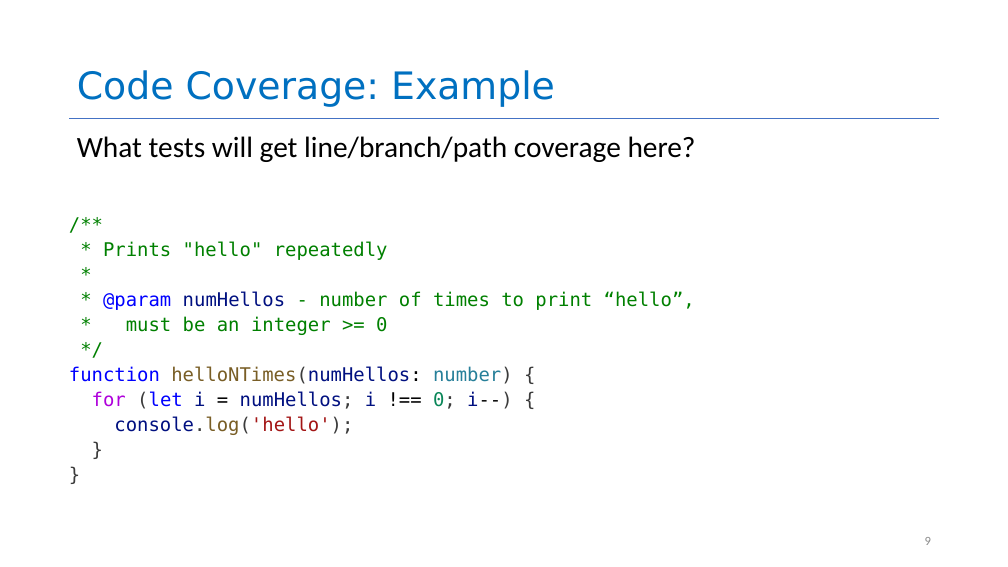
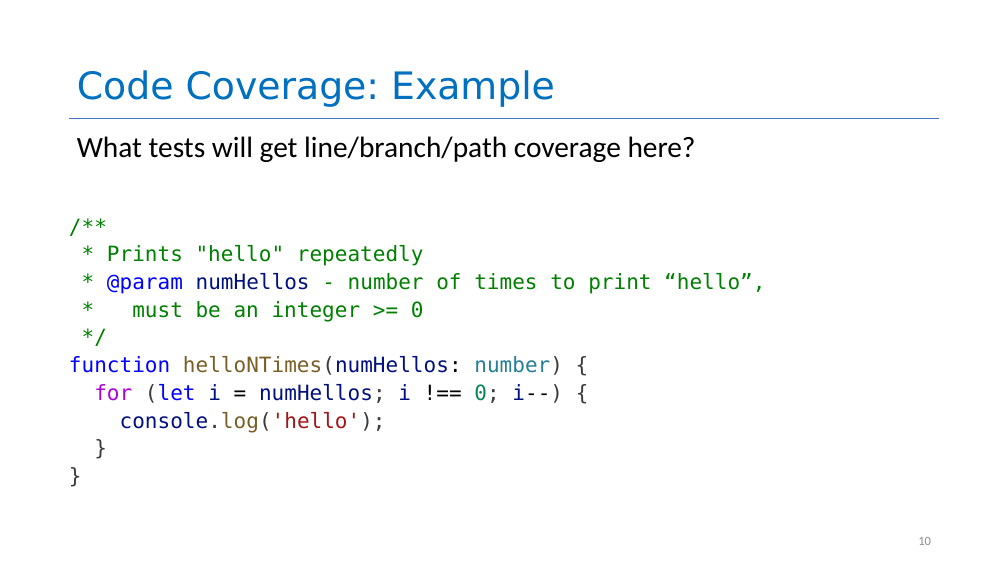
Before and after one commit to rimshaTest/CS4530-Spring-2026, a slide deck: slide 10 of Slides/Module 03.2 Code Coverage.pptx (slide 9 before the commit). Drawn at 1008x567 pixels with LibreOffice and Linux fonts; fonts in the diff are those of the drawing. Boxes give left, top, right and bottom in pixels: in the first picture for what was removed or moved away, otherwise in the second. Text is boxed around its words. In the diff, an @@ line names an element or a change of style, - is before the commit and + after.

```diff
--- a/Slides/Module 03.2 Code Coverage.pptx
+++ b/Slides/Module 03.2 Code Coverage.pptx
@@ text at (69,245,765,433): paragraph removed @@
-*
@@ text "/**" at (69,245,765,433): size 18 to 20 pt @@
@@ page number at (918,537,931,545): text changed @@
-9
+10
```
Also in this commit, not shown: 4 other slides changed, 1 slide added, 3 other files.
